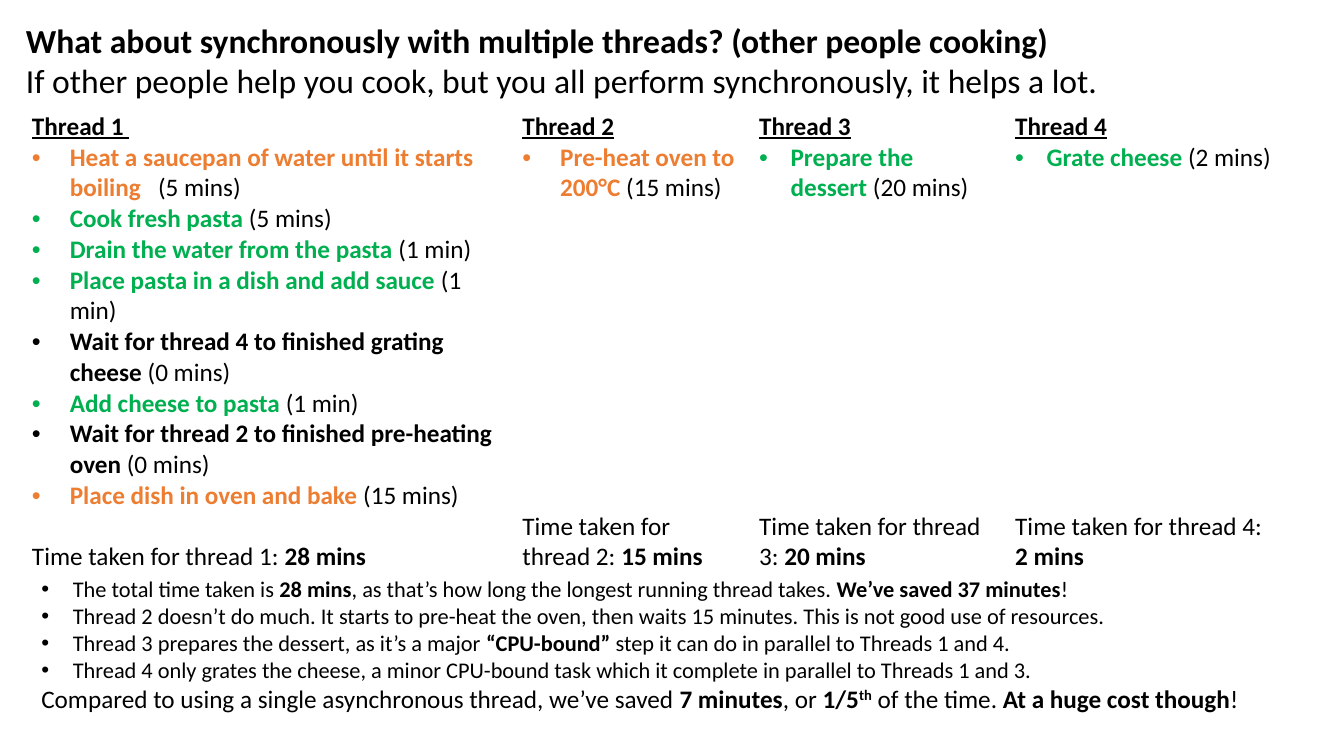
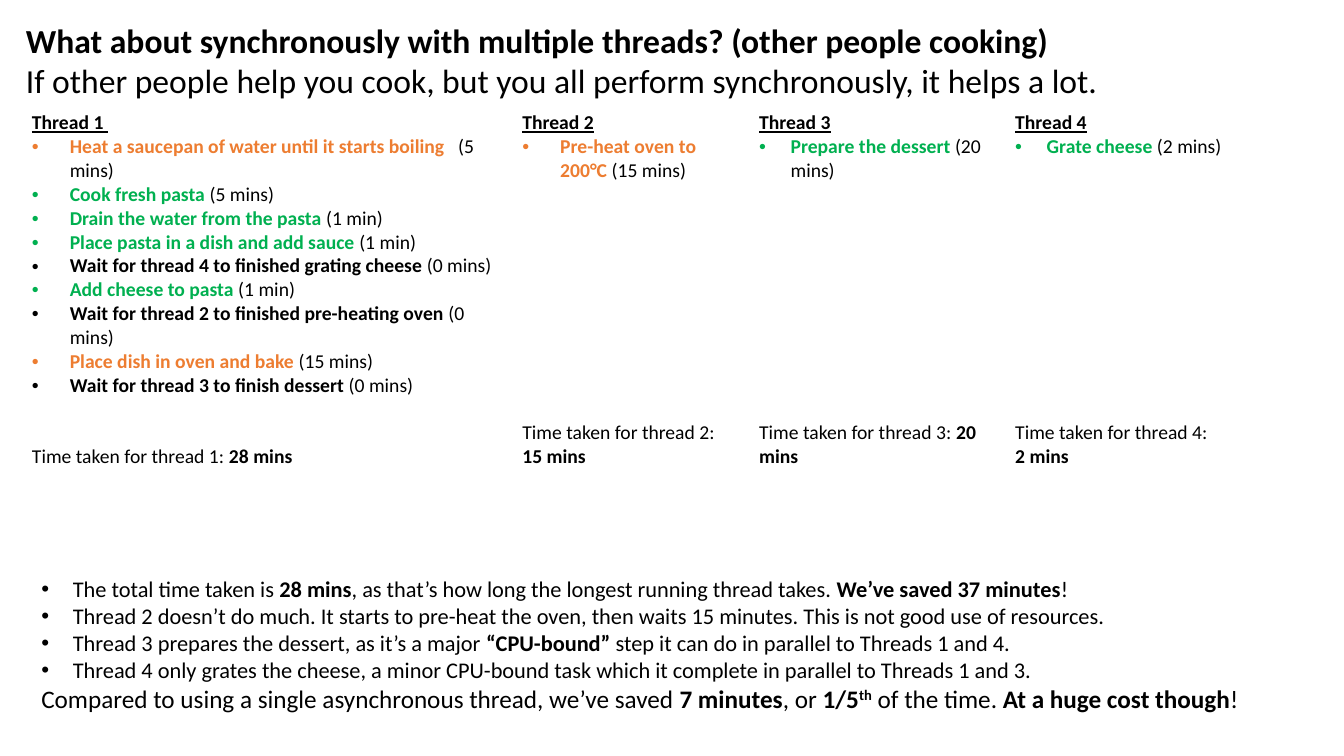
Before and after one commit to JoshKain/AsyncAwaitQuiz, a slide deck: slide 14 of Async and await presentation.pptx. Drawn at 1344x756 pixels with LibreOffice and Linux fonts; fonts in the diff are those of the drawing. Boxes give left, top, right and bottom in pixels: in the first picture for what was removed or moved away, otherwise in the second. Text is boxed around its words. In the diff, an @@ line names an element or a change of style, - is before the commit and + after.

```diff
--- a/Async and await presentation.pptx
+++ b/Async and await presentation.pptx
@@ table at (22,106,1299,548) @@
-row 1, column 1: Thread 1 / Heat a saucepan of water until it starts boiling (5 mins) / Cook fresh pasta (5 mins) / Drain the water from the pasta (1 min) / Place pasta in a dish and add sauce (1 min) / Wait for thread 4 to finished grating cheese (0 mins) / Add cheese to pasta (1 min) / Wait for thread 2 to finished pre-heating oven (0 mins) / Place dish in oven and bake (15 mins) / Time taken for thread 1: 28 mins
+row 1, column 1: Thread 1 / Heat a saucepan of water until it starts boiling (5 mins) / Cook fresh pasta (5 mins) / Drain the water from the pasta (1 min) / Place pasta in a dish and add sauce (1 min) / Wait for thread 4 to finished grating cheese (0 mins) / Add cheese to pasta (1 min) / Wait for thread 2 to finished pre-heating oven (0 mins) / Place dish in oven and bake (15 mins) / Wait for thread 3 to finish dessert (0 mins) / Time taken for thread 1: 28 mins
@@ size 18 to 14 pt in "Thread 2", "Pre-heat oven to 200°C (15 mins)", "Time taken for thread 2: 15 mins", "Thread 3" and 6 more places @@
```
Also in this commit, not shown: 1 other slide changed, 2 other files.
